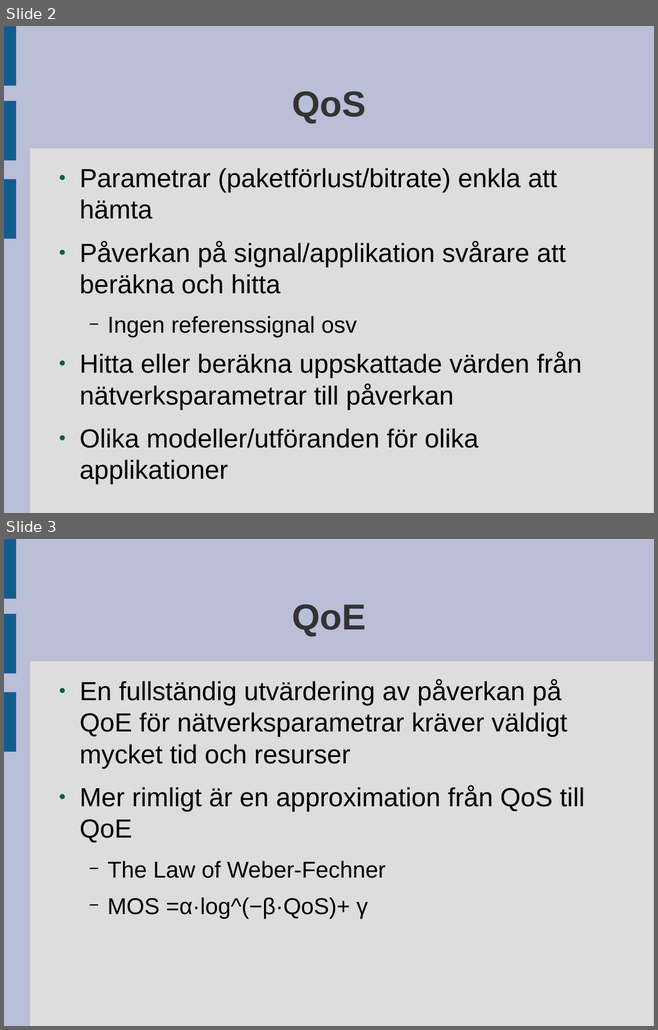
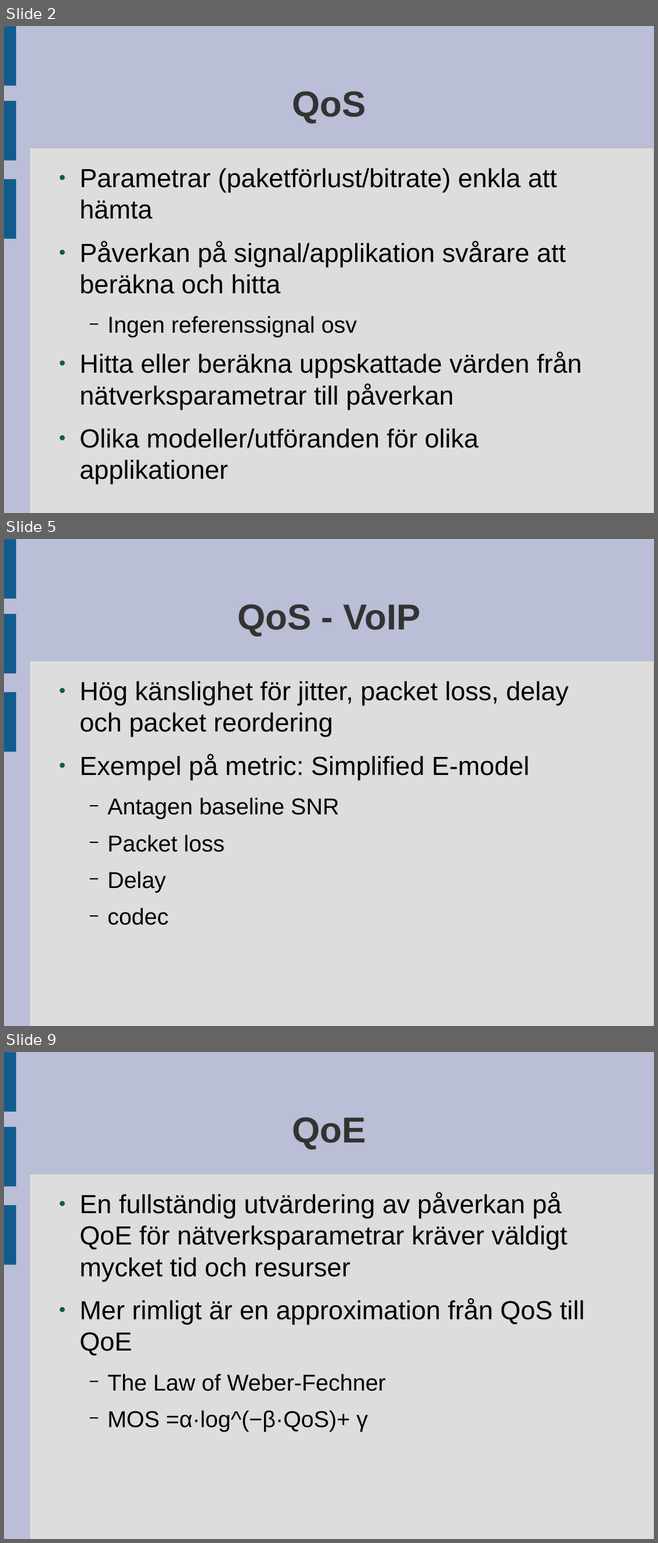
Before and after one commit to visse509/Dissertation, a slide deck: Presentation_möte.odp. Shown one above the other, each under a label of ours: slides 2 and 3 before the commit, slides 2, 5 and 9 after it; the slides between them are not shown. The pictures are 658x1030 and 658x1543 pixels, drawn with LibreOffice and Linux fonts; fonts in the diff are those of the drawing. Boxes give left, top, right and bottom in pixels: in the first picture for what was removed or moved away, otherwise in the second. Text is boxed around its words. In the diff, an @@ line names an element or a change of style, - is before the commit and + after.

```diff
--- a/Presentation_möte.odp
+++ b/Presentation_möte.odp
@@ slide 5 added at bbox=[4, 539, 654, 1026], background #BABED6; not listed: 4 template elements that a slide beside it also shows @@
@@ title added at bbox=[237, 604, 420, 636], 44 pt, text #333333, bold @@
+QoS - VoIP
@@ text added at bbox=[79, 681, 568, 925], 32 pt, text #000000 @@
+● Hög känslighet för jitter, packet loss, delay och packet reordering
+● Exempel på metric: Simplified E-model
+  − Antagen baseline SNR
+  − Packet loss
+  − Delay
+  − codec
@@ what was slide 3 is now slide 9 @@
```
Also in this commit, not shown: 6 other slides added, 1 other file.
